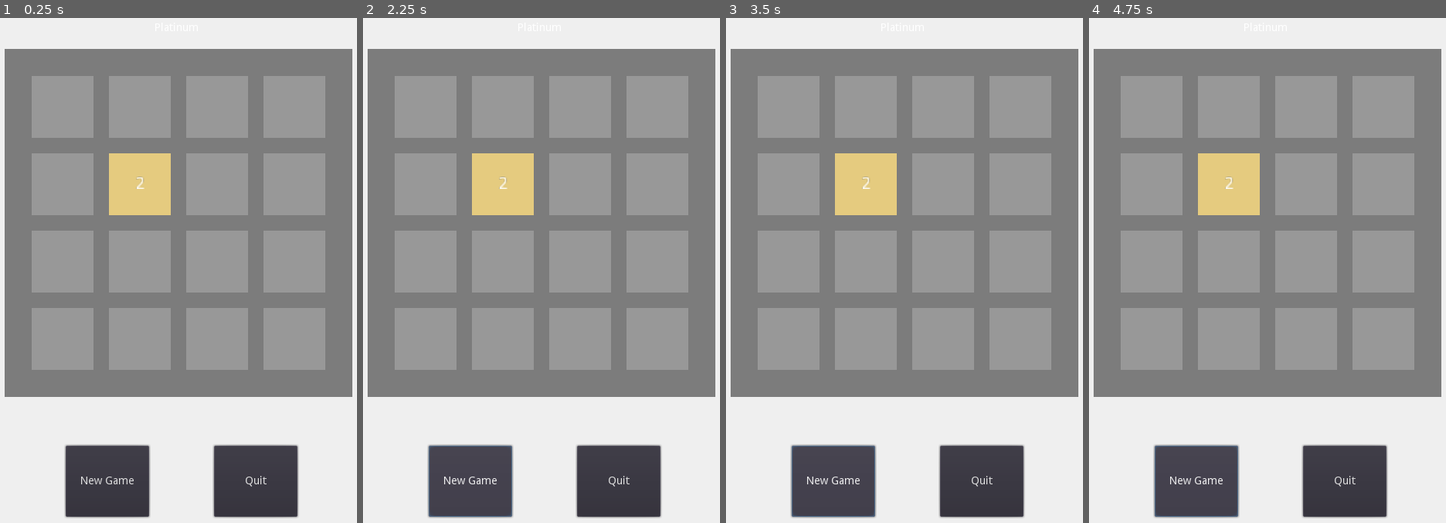
Above: before the commit, frames 1-4 (left to right).
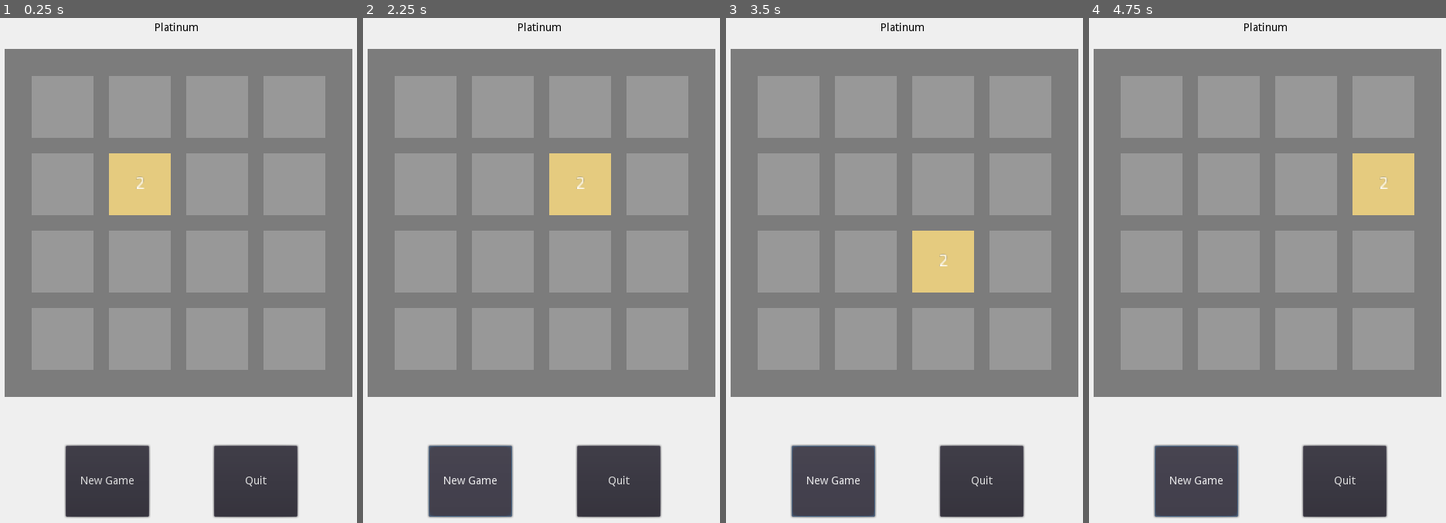
Above: after the commit, the same moments.

Repository: rafallatoszek/Platinum
Game: Godot game, scene res://Scenes/Game/Game.tscn
The game is run twice, just before and just after one commit, with the same random seed, the same clock (stepped at 60 frames per second) and the same inputs.
Inputs:
- Up to frame 1 (0.25 s): no input
- Up to frame 2 (2.25 s): click "New Game" at 0.5 s; click "New Game" at 1.25 s; tap Enter at 2 s; hold Right (swipe_right) from 2.03 s (still down)
- Up to frame 3 (3.5 s): tap Space at 2.75 s; release Right (swipe_right) at 2.78 s; hold Down (swipe_down) from 2.78 s (still down)
- Up to frame 4 (4.75 s): tap Enter at 3.5 s; release Down (swipe_down) at 3.53 s; hold Right (swipe_right) 3.53-4.28 s; tap Space at 4.25 s; hold Up (swipe_up) from 4.28 s (still down)

The runs differ from the first frame. In frame 1, less than 0.1% of the frame differs, in the area x 43-56%, y 0-3%; in frame 2, 4.3%, in the area x 30-70%, y 0-40%; in frame 3, 4.3%; in frame 4, 4.3%.

Commit message:
add simply move block

Diff:
--- a/Scenes/Board/Block/Block.gd
+++ b/Scenes/Board/Block/Block.gd
@@ -1,9 +1,6 @@
 extends Node2D
 
 export var value: int
-
-func _ready():
-	update_block()
 
 func update_block():
 	if value == 0:
--- a/Scenes/Board/Board.gd
+++ b/Scenes/Board/Board.gd
@@ -33,11 +33,27 @@
 			blocks.append(b)
 
 func _process(delta):
-	if Input.is_action_pressed("swipe_up"):
-		print("up")
-	if Input.is_action_pressed("swipe_down"):
-		print("down")
-	if Input.is_action_pressed("swipe_left"):
-		print("left")
-	if Input.is_action_pressed("swipe_right"):
-		print("right")
+	if Input.is_action_just_pressed("swipe_up"):
+		update_board(Vector2.UP)
+	if Input.is_action_just_pressed("swipe_down"):
+		update_board(Vector2.DOWN)
+	if Input.is_action_just_pressed("swipe_left"):
+		update_board(Vector2.LEFT)
+	if Input.is_action_just_pressed("swipe_right"):
+		update_board(Vector2.RIGHT)
+
+	_draw()
+
+#TODO: remove/update with proper logic
+func update_board(direction):
+	var move_done = false
+	for i in values.size():
+		var column = values[i]
+		for j in column.size():
+			var value = column[j]
+			if value != 0 && !move_done:
+				values[i][j] = 0
+				var new_position_x = (i + int(direction.x)) % 4
+				var new_position_y = (j + int(direction.y)) % 4
+				values[new_position_x][new_position_y] = 2
+				move_done = true
--- a/Scenes/HUD/HUD.tscn
+++ b/Scenes/HUD/HUD.tscn
@@ -26,6 +26,7 @@
 [node name="GameNameLabel" type="Label" parent="."]
 anchor_right = 1.0
 anchor_bottom = 0.1
+custom_colors/font_color = Color( 0, 0, 0, 1 )
 text = "Platinum"
 align = 1
 valign = 1
